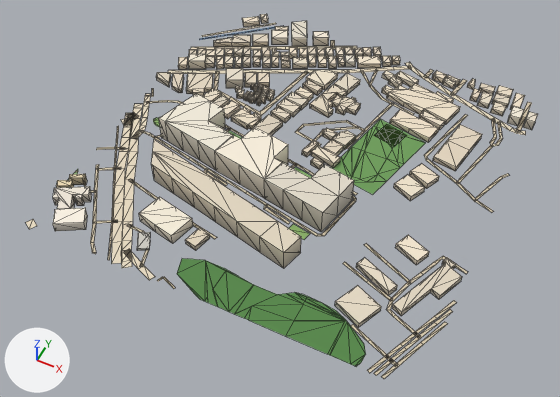
A saved change to the glTF model public/assets/bengaluru-region-v1/tiles/t5_-11-l0.glb.
Before and after are seen from a camera (50 mm lens) standing at (3045.0, -5903.0, 724.0) and looking at (2746.0, -5303.0, -26.0). Lighting does not change. The marker at lower left points along +X, +Y and +Z. The first picture is the older version. Mesh edges are drawn as thin lines. Vertices at exactly the same position are counted once.

Objects in the first picture: 'building', 'ground', 'water'.
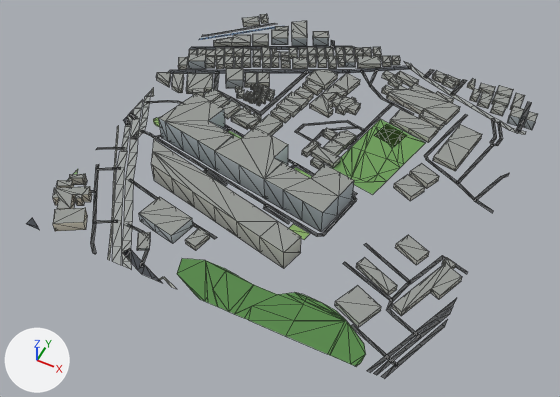
Diff of the bpy script that builds the scene:
```diff
--- a/public/assets/bengaluru-region-v1/tiles/t5_-11-l0.glb.py
+++ b/public/assets/bengaluru-region-v1/tiles/t5_-11-l0.glb.py
@@ me_building @@
-me_building.from_pydata(...)  # 1363 vertices, 1770 faces; spans x -9.0..506.0, y 7.0..510.0, z 0.0..36.0
+me_building.from_pydata(...)  # 1363 vertices, 2172 faces; spans x -9.0..506.0, y 7.0..510.0, z 0.0..36.0
+# me_building part 1: 1770 kept faces spanning x -9.0..506.0, y 7.0..510.0, z 0.0..36.0 get new vertex colours
+# edits to the shape of me_building do not show in these pictures
 me_building.materials.append(mat_building)
@@ me_ground @@
-me_ground.from_pydata(...)  # 840 vertices, 695 faces; spans x -5.0..502.0, y -4.0..504.0, z 1.0
+me_ground.from_pydata(...)  # 864 vertices, 715 faces; spans x 0.0..500.0, y 0.0..500.0, z 1.0
+# me_ground part 2: the loose piece of 10 vertices spanning x 6.0..40.0, y 155.0..206.0, z 1.0 is rebuilt with 10 vertices and now spans x 8.0..38.0, y 156.0..205.0, z 1.0
+# me_ground part 3: the loose piece of 8 vertices spanning x -1.0..88.0, y 419.0..501.0, z 1.0 is rebuilt with 10 vertices and now spans x 0.0..90.0, y 417.0..500.0, z 1.0
+# me_ground part 4: the loose piece of 6 vertices spanning x 130.0..182.0, y -4.0..24.0, z 1.0 is rebuilt with 8 vertices and now spans x 129.0..195.0, y 0.0..25.0, z 1.0
+# me_ground part 5: the loose piece of 4 vertices spanning x 9.0..39.0, y 180.0..221.0, z 1.0 is rebuilt with 4 vertices and now spans x 9.0..38.0, y 181.0..221.0, z 1.0
+# me_ground part 6: the loose piece of 4 vertices spanning x -4.0..16.0, y 200.0..225.0, z 1.0 is rebuilt with 5 vertices and now spans x 0.0..14.0, y 202.0..223.0, z 1.0
+# me_ground part 7: the loose piece of 4 vertices spanning x -2.0..14.0, y -4.0..11.0, z 1.0 is rebuilt with 6 vertices and now spans x 0.0..21.0, y 0.0..12.0, z 1.0
+# me_ground part 8: the loose piece of 4 vertices spanning x -5.0..9.0, y 234.0..248.0, z 1.0 is rebuilt with 5 vertices and now spans x 0.0..9.0, y 235.0..256.0, z 1.0
+# me_ground part 9: the loose piece of 4 vertices spanning x -1.0..19.0, y 215.0..240.0, z 1.0 is rebuilt with 5 vertices and now spans x 0.0..18.0, y 216.0..239.0, z 1.0
+# me_ground part 10: 39 vertices moved from x -4.0..331.0, y -1.0..503.0, z 1.0 to x 0.0..330.0, y 0.0..500.0, z 1.0; 59 vertices removed from x -4.0..392.0, y -3.0..504.0, z 1.0; 68 vertices added at x 0.0..395.0, y 0.0..500.0, z 1.0
+# me_ground part 11: 14 vertices moved from x 445.0..502.0, y -1.0..180.0, z 1.0 to x 445.0..500.0, y 0.0..180.0, z 1.0; 8 vertices removed from x 456.0..502.0, y -1.0..170.0, z 1.0; 19 vertices added at x 452.0..500.0, y 0.0..173.0, z 1.0
+# me_ground part 12: 4 vertices moved from x 499.0..502.0, y 270.0..432.0, z 1.0 to x 500.0, y 274.0..432.0, z 1.0; 2 vertices removed from x 498.0..501.0, y 274.0..344.0, z 1.0; 2 vertices added at x 500.0, y 270.0..340.0, z 1.0
+# me_ground part 13: 441 kept faces spanning x 0.0..500.0, y 0.0..500.0, z 1.0 get new vertex colours; the middle colour goes from beige #d7c9ae to dark grey #535556
+# other edits to the shape of me_ground do not show in these pictures
 me_ground.materials.append(mat_ground)
@@ me_water @@
-me_water.from_pydata(...)  # 10 vertices, 8 faces; spans x -0.8..101.0, y 411.0..500.9, z 0.6
+me_water.from_pydata(...)  # 12 vertices, 10 faces; spans x 0.0..102.0, y 410.3..500.0, z 0.6
+# me_water part 14: the whole mesh is rebuilt
 me_water.materials.append(mat_water)
```

Location of each change, [x1, y1, x2, y2] in pixels of the pictures (560 x 397 px; the box of a moved part takes in the faces that stretch with it):
'ground', reshaped: before [25, 23, 532, 379]; after [27, 23, 532, 379]
part 1 of me_building, recoloured (darker): [53, 14, 538, 328] in both
part 2 of me_ground, rebuilt (27% narrower): before [119, 124, 133, 151]; after [121, 124, 131, 151]
part 3 of me_ground, rebuilt: [202, 23, 276, 37] in both
part 4 of me_ground, rebuilt (25% wider, 9% taller): before [124, 249, 155, 280]; after [123, 249, 162, 283]
part 5 of me_ground, rebuilt (8% narrower): before [129, 119, 140, 139]; after [130, 119, 140, 139]
part 6 of me_ground, rebuilt: before [124, 114, 134, 125]; after [126, 116, 132, 125]
part 7 of me_ground, rebuilt: before [25, 219, 37, 229]; after [27, 218, 39, 230]
part 8 of me_ground, rebuilt: before [134, 104, 143, 108]; after [135, 100, 143, 108]
part 9 of me_ground, rebuilt (9% narrower): before [132, 108, 142, 119]; after [132, 108, 141, 119]
part 10 of me_ground, moved or reshaped: before [90, 40, 467, 289]; after [92, 40, 467, 289]
part 11 of me_ground, moved or reshaped: before [367, 256, 468, 379]; after [367, 256, 467, 379]
part 12 of me_ground, moved or reshaped: before [475, 131, 526, 212]; after [475, 130, 526, 213]
part 13 of me_ground, recoloured: [75, 44, 532, 372] in both
part 14 of me_water, moved or reshaped: [199, 27, 275, 40] in both
